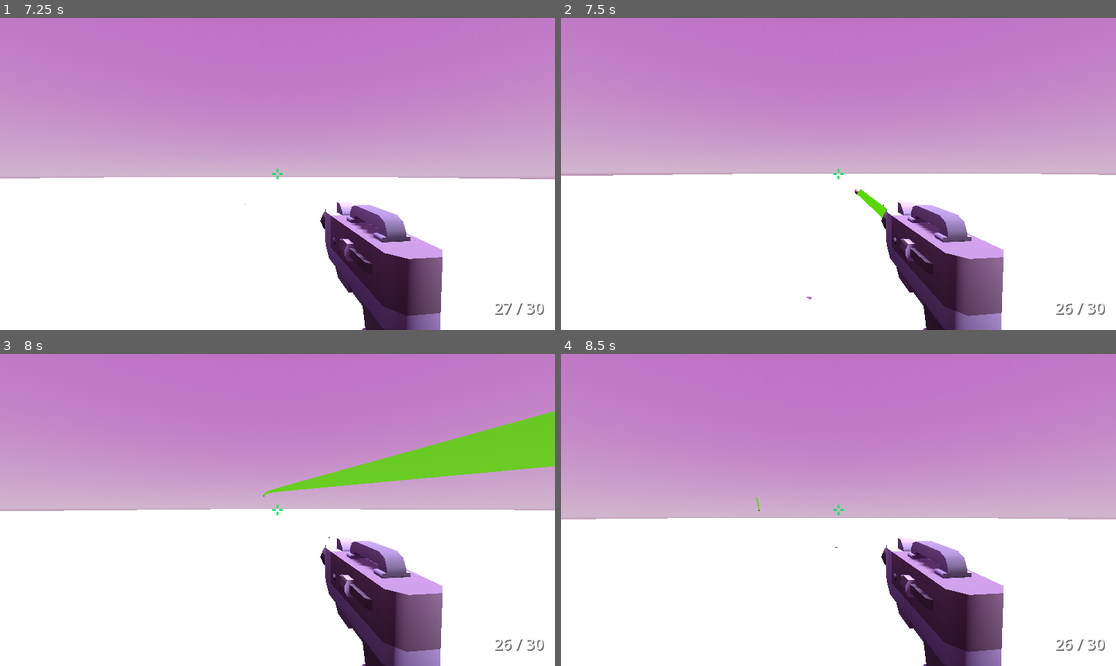
Above: before the commit, frames 1-4 (two rows, left to right).
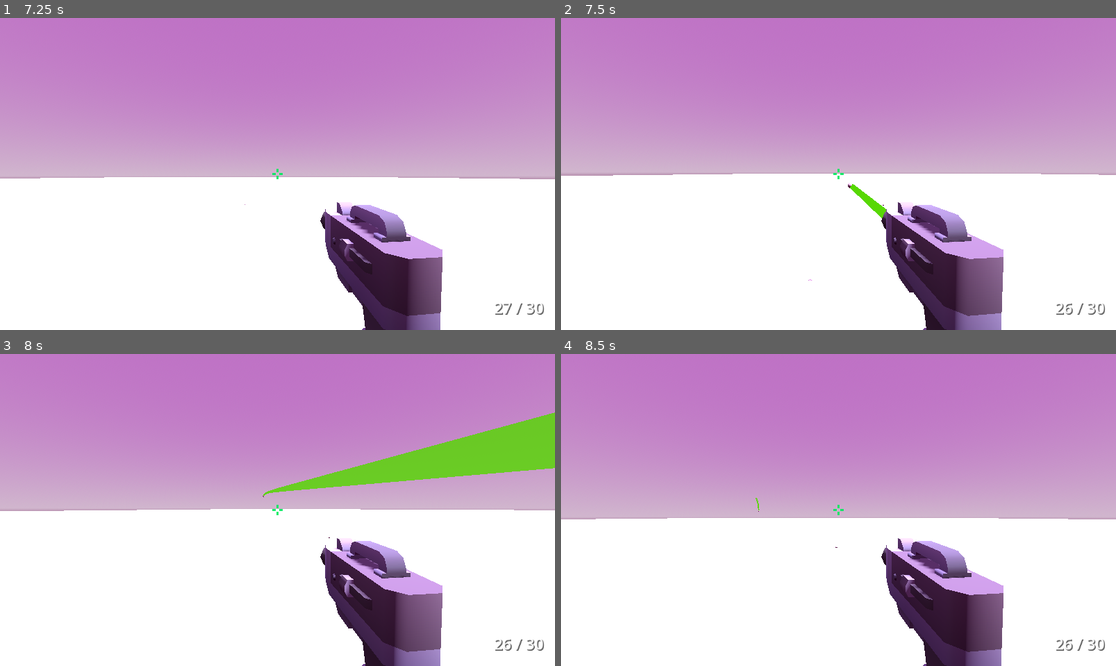
Above: after the commit, the same moments.

Repository: GuilhermeKaio/airsoft
Game: Godot game, scene res://Scenes/main.tscn
Two runs of this game, one before a commit and one after it. Both use one fixed random seed, a clock stepped at 60 frames per second and the inputs below.
Inputs (mouse positions are in pixels of both pictures, inside the frame that each line leads up to):
- Up to frame 1 (7.25 s): tap Enter at 0.5 s; move the mouse to (305, 174) at 0.52 s; hold Shift (sprint) 0.53-1.28 s; hold W (move_forward) 0.53-5.78 s; click (305, 174) at 0.67 s; tap Space (jump) at 0.77, 1.07, 1.52, 1.82, 3.02, 3.32, 3.77, 4.07, 4.52, 4.82, 6.02, 6.32, 6.77, 7.07 s; move the mouse to (249, 174) at 1.27 s; tap F (toggle_fire_mode, bound only after the commit) at 1.35 s; move the mouse to (288, 167) at 2.02 s; hold B (toggle_fire_mode, bound only before the commit) 2.03-2.78 s; move the mouse to (271, 180) at 2.77 s; tap 1 at 2.85 s; click (271, 180) at 2.92 s; move the mouse to (316, 177) at 3.52 s; tap 2 at 3.6 s; move the mouse to (233, 170) at 4.27 s; tap 3 at 4.35 s; move the mouse to (283, 174) at 5.02 s; tap 4 at 5.1 s; click (283, 174) at 5.17 s; move the mouse to (255, 167) at 5.77 s; hold D (move_right) 5.78-6.53 s; tap 5 at 5.85 s; move the mouse to (305, 174) at 6.52 s; hold W (move_forward) from 6.53 s (still down); hold Shift (sprint) from 6.53 s (still down)
- Up to frame 2 (7.5 s): keep holding W (move_forward); move the mouse to (810, 174) at 7.27 s; release Shift (sprint) at 7.28 s; tap F (toggle_fire_mode, bound only after the commit) at 7.35 s; click (810, 174) at 7.42 s
- Up to frame 3 (8 s): keep holding W (move_forward); tap Space (jump) at 7.52, 7.82 s
- Up to frame 4 (8.5 s): keep holding W (move_forward); move the mouse to (849, 503) at 8.02 s; hold B (toggle_fire_mode, bound only before the commit) from 8.03 s (still down)

Frame 1 is identical in both runs. In frame 2, less than 0.1% of the frame differs, in the area x 44-59%, y 52-91%; in frame 3, 0.3%, in the area x 47-100%, y 18-46%; in frame 4, less than 0.1%.

Commit message:
Altera tecla de alternancia de modo de disparo para F

Diff:
--- a/project.godot
+++ b/project.godot
@@ -57,7 +57,7 @@
 }
 toggle_fire_mode={
 "deadzone": 0.5,
-"events": [Object(InputEventKey,"resource_local_to_scene":fa …(119 unchanged characters)… ressed":false,"pressed":false,"keycode":66,"physical_keycode":0,"key_label":0,"unicode":0,"location":0,"echo":false,"script":null)
+"events": [Object(InputEventKey,"resource_local_to_scene":fa …(119 unchanged characters)… ressed":false,"pressed":false,"keycode":70,"physical_keycode":0,"key_label":0,"unicode":0,"location":0,"echo":false,"script":null)
 ]
 }
 reload={
